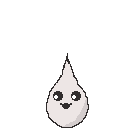
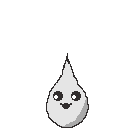
Revision of a layered 128x128 image; what changed, layer by layer:
added group "Final" with 6 layers above "Background" over left=47, top=61, right=88, bottom=127
added group "Outline" with 2 layers in group "Final" over left=47, top=61, right=88, bottom=127
moved "eyes/mouth" into group "Outline" over left=53, top=91, right=81, bottom=109
moved "outline" into group "Outline" over left=47, top=61, right=88, bottom=127
added group "Colour" with 2 layers in group "Final" over left=47, top=61, right=88, bottom=127
moved "shade" into group "Colour", painted on it over left=59, top=91, right=88, bottom=127
moved "color" into group "Colour", painted on it over left=47, top=61, right=88, bottom=127
